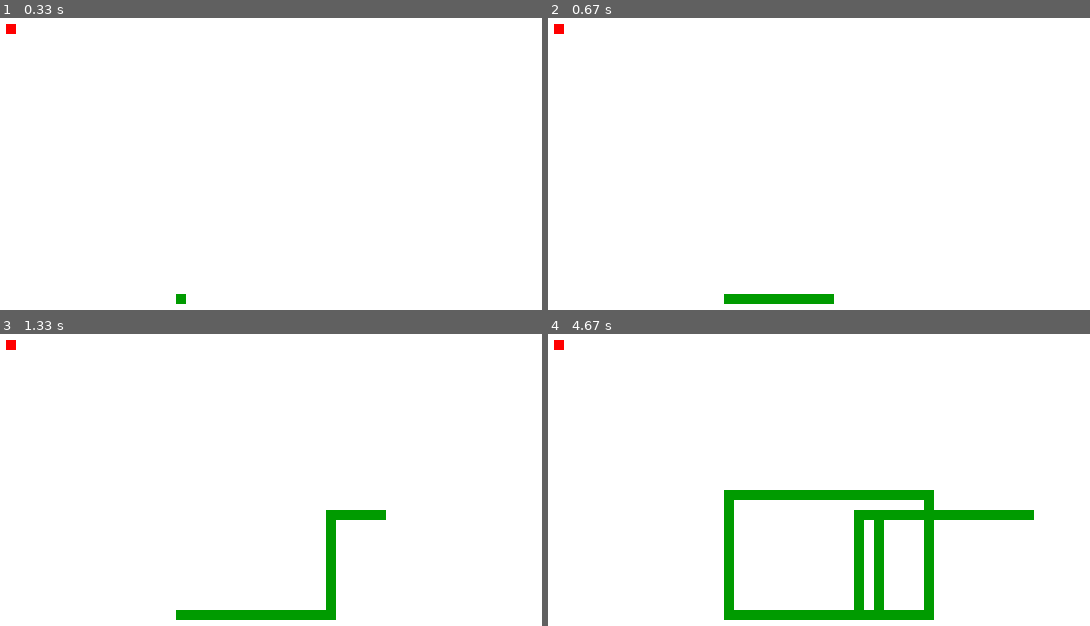
Above: before the commit, frames 1-4 (two rows, left to right).
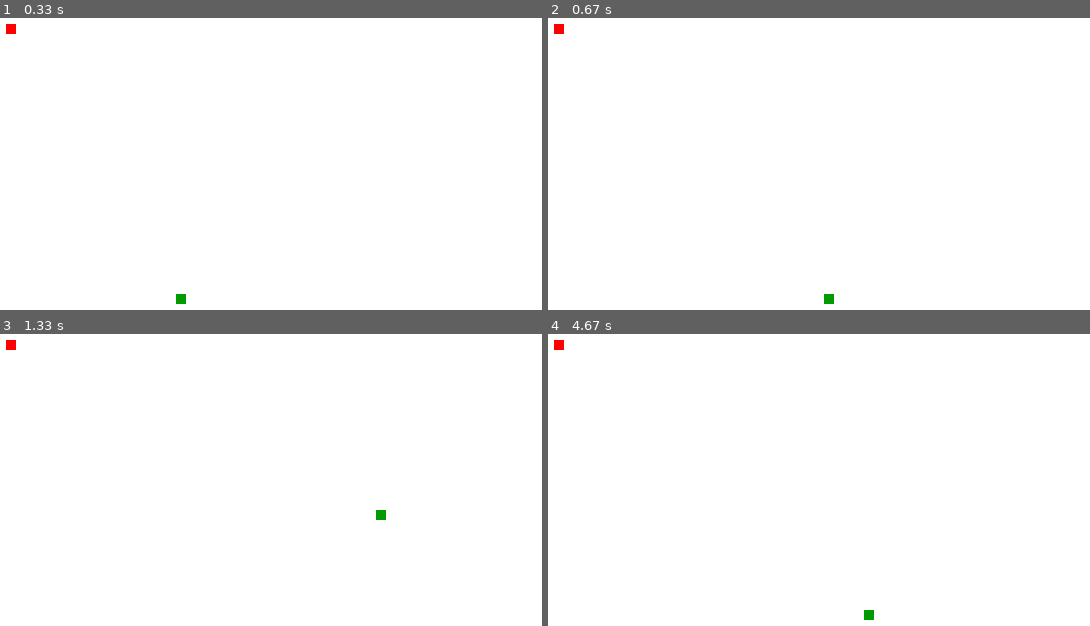
Above: after the commit, the same moments.

Repository: Xenocide007/notPygame
Game: pygame game, started from pygame_stuff.py
The game is run twice, just before and just after one commit, with the same random seed, the same clock (stepped at 60 frames per second) and the same inputs. The source is Python 2; it was converted automatically to run under Python 3.
Inputs:
- Up to frame 1 (0.33 s): no input
- Up to frame 2 (0.67 s): hold Right from 0.33 s (still down)
- Up to frame 3 (1.33 s): release Right at 0.8 s; hold Up 0.83-1.13 s; hold Right from 1.17 s (still down)
- Up to frame 4 (4.67 s): release Right at 1.63 s; hold Left 1.67-2.2 s; hold Down 2.23-2.53 s; hold Left 2.57-2.97 s; hold Up 3-3.37 s; hold Right 3.4-4.03 s; hold Down 4.07-4.43 s; hold Left from 4.47 s (still down)

Frame 1 is identical in both runs. In frame 2, 0.6% of the frame differs, in the area x 32-51%, y 94-98%; in frame 3, 1.9%; in frame 4, 6.2%, in the area x 32-90%, y 53-98%.

Commit message:
asdlkjfdasljk

Diff:
--- a/pygame_stuff.py
+++ b/pygame_stuff.py
@@ -13,9 +13,10 @@
 display_width = 800
 display_height  = 600
 
-snakeList = []
+speed = 10
 
 
+snakeList = []
 
 gameDisplay = pygame.display.set_mode((display_width,display_height))
 pygame.display.set_caption('Slither')
@@ -48,6 +49,8 @@
     lead_x_change = 0
     lead_y_change = 0
 
+    snakeLength = 1
+
     randAppleX = round(random.randrange(0, display_width-block_size)/10.0)*10.0
     randAppleY = round(random.randrange(0, display_height-block_size)/10.0)*10.0
 
@@ -72,16 +75,16 @@
                 gameExit = True
             if event.type == pygame.KEYDOWN:
                 if event.key == pygame.K_LEFT:
-                    lead_x_change = -block_size
+                    lead_x_change = -speed
                     lead_y_change = 0
                 elif event.key == pygame.K_RIGHT:
-                    lead_x_change = block_size
+                    lead_x_change = speed
                     lead_y_change = 0
                 elif event.key == pygame.K_UP:
-                    lead_y_change = -block_size
+                    lead_y_change = -speed
                     lead_x_change = 0
                 elif event.key == pygame.K_DOWN:
-                    lead_y_change = block_size
+                    lead_y_change = speed
                     lead_x_change = 0
 
         if lead_x >= display_width or lead_x < 0 or lead_y >= display_height or lead_y < 0:
@@ -97,13 +100,21 @@
         snakeHead.append(lead_x)
         snakeHead.append(lead_y)
         snakeList.append(snakeHead)
-        snake(block_size, snakeList)
+        if len(snakeList) > snakeLength:
+        	del snakeList[0]
+
+        for eachSegment in snakeList[:-1]:
+        	if eachSegment == snakeHead:
+        		gameOver = True
+
+
         snake(block_size, snakeList)
         pygame.display.update()
 
         if lead_x == randAppleX and lead_y == randAppleY:
         	randAppleX = round(random.randrange(0, display_width-block_size)/10.0)*10.0
     		randAppleY = round(random.randrange(0, display_height-block_size)/10.0)*10.0
+    		snakeLength += 1
 
         clock.tick(FPS)
 
